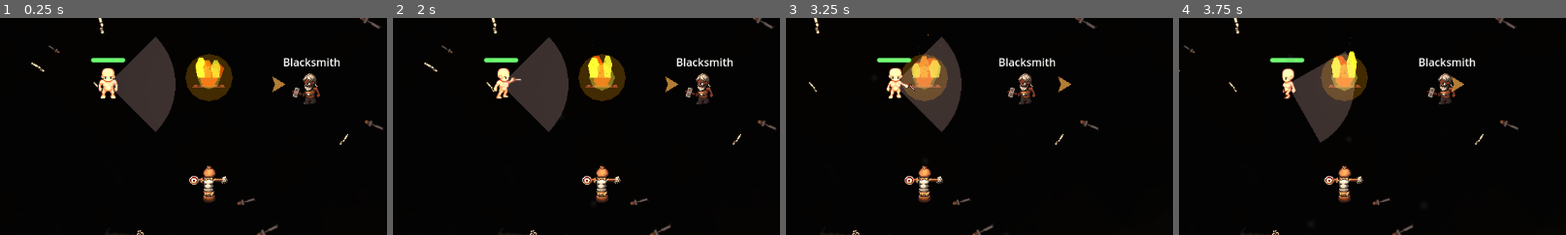
Above: before the commit, frames 1-4 (left to right).
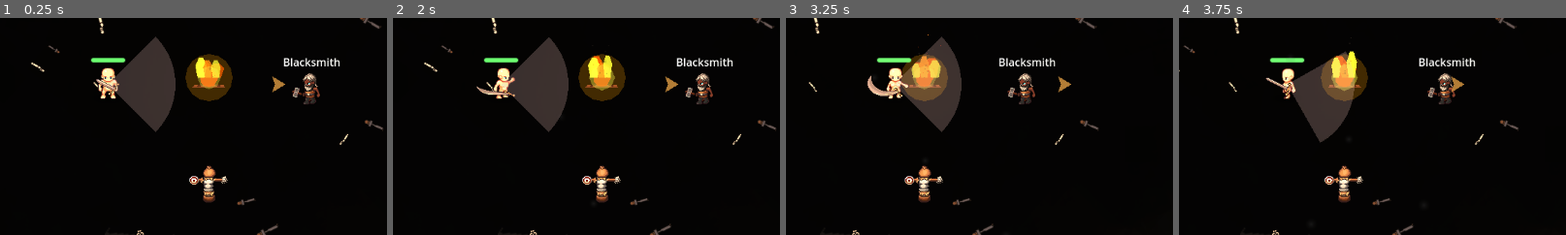
Above: after the commit, the same moments.

Repository: crimes86/godot-combat-game
Game: Godot game, scene res://main.tscn
Two runs of this game, one before a commit and one after it. Both use one fixed random seed, a clock stepped at 60 frames per second and the inputs below.
Inputs (mouse positions are % of the whole screen's width and height, from its top left):
- Up to frame 1 (0.25 s): no input
- Up to frame 2 (2 s): tap Enter (ui_accept) at 0.5 s; drag from (62, 97) to (63, 50) at 0.52 s; drag from (30, 55) to (63, 50) at 1.27 s
- Up to frame 3 (3.25 s): move the mouse to (60, 28) at 2.02 s; hold D (move_right) 2.03-2.75 s; hold F 2.03-2.75 s; tap G at 2.3 s; drag from (45, 70) to (67, 50) at 2.77 s
- Up to frame 4 (3.75 s): move the mouse to (80, 65) at 3.52 s; hold A (move_left) from 3.53 s (still down); tap I at 3.6 s
The pictures show only the part of the screen within x 36-86%, y 35-85%; the shares and areas given below are measured in that part.

The runs differ from the first frame. In frame 1, 0.1% of the frame differs, in the area x 24-31%, y 28-36%; in frame 2, 0.2%; in frame 3, 0.3%, in the area x 21-34%, y 26-37%; in frame 4, 0.1%.

Commit message:
Add weapon layer system with dynamic sprite size support and directional offsets
- Added weapon_walk_tex parameter to setup_lpc_sprite() for weapon walk animations
- Implemented automatic tile size detection for variable-sized sprite sheets
  - Standard sprites: 64x64 tiles (384x256 sheets)
  - Oversize sprites: 192x192 tiles (1152x768 sheets)
- Added direction-specific weapon offsets for slash animations to align with player body
  - East: (-5, 10), West: (0, 10), North: (-10, 0), South: (0, 5)
- Weapon layer now syncs with body animations (walk, idle, slash)
- Weapon visibility toggles based on animation type
- Z-index handling: weapon renders behind player when facing north
- Cleaned up old test sprite files
- Replaced custom slash_oversize.png with properly named slash.png

🤖 Generated with [Claude Code](https://claude.com/claude-code)

Co-Authored-By: Claude <noreply@anthropic.com>

Diff:
--- a/scripts/SimpleLPCSprite.gd
+++ b/scripts/SimpleLPCSprite.gd
@@ -19,12 +19,14 @@
 # Weapon layer (optional)
 var weapon_sprite: AnimatedSprite2D = null
 
-func setup_lpc_sprite(walk_tex: Texture2D, slash_tex: Texture2D = null, hurt_tex: Texture2D = null, weapon_slash_tex: Texture2D = null):
+func setup_lpc_sprite(walk_tex: Texture2D, slash_tex: Texture2D = null, hurt_tex: Texture2D = null, weapon_slash_tex: Texture2D = null, weapon_walk_tex: Texture2D = null):
 	"""Setup LPC sprite with standard walk/slash/hurt textures - EXACTLY like Enemy.gd"""
 	print("SimpleLPCSprite.setup_lpc_sprite() called")
 	print("  walk_texture: ", walk_tex, " size: ", walk_tex.get_size() if walk_tex else "null")
 	print("  slash_texture: ", slash_tex, " size: ", slash_tex.get_size() if slash_tex else "null")
 	print("  hurt_texture: ", hurt_tex, " size: ", hurt_tex.get_size() if hurt_tex else "null")
+	print("  weapon_slash_tex: ", weapon_slash_tex, " path: ", weapon_slash_tex.resource_path if weapon_slash_tex else "null", " size: ", weapon_slash_tex.get_size() if weapon_slash_tex else "null")
+	print("  weapon_walk_tex: ", weapon_walk_tex, " path: ", weapon_walk_tex.resource_path if weapon_walk_tex else "null", " size: ", weapon_walk_tex.get_size() if weapon_walk_tex else "null")
 
 	sprite_frames = SpriteFrames.new()
 
@@ -36,8 +38,8 @@
 		# Walk animations - 4 rows (north/west/south/east), frames 1-8
 		for dir_name in DIRECTION_ROWS.keys():
 			var row = DIRECTION_ROWS[dir_name]
-			create_animation_from_image(walk_img, "walk_" + dir_name, row, 8, [1, 2, 3, 4, 5, 6, 7, 8], 10.0, true)
-			create_animation_from_image(walk_img, "idle_" + dir_name, row, 1, [0], 1.0, true)
+			create_animation_from_image(walk_img, "walk_" + dir_name, row, 8, [1, 2, 3, 4, 5, 6, 7, 8], 10.0, true, null, 64)
+			create_animation_from_image(walk_img, "idle_" + dir_name, row, 1, [0], 1.0, true, null, 64)
 
 		print("  Walk/idle animations created")
 
@@ -48,7 +50,7 @@
 
 		for dir_name in DIRECTION_ROWS.keys():
 			var row = DIRECTION_ROWS[dir_name]
-			create_animation_from_image(slash_img, "slash_" + dir_name, row, 6, [0, 1, 2, 3, 4, 5], 12.0, false)
+			create_animation_from_image(slash_img, "slash_" + dir_name, row, 6, [0, 1, 2, 3, 4, 5], 12.0, false, null, 64)
 
 		print("  Slash animations created")
 
@@ -56,14 +58,14 @@
 	if hurt_tex:
 		var hurt_img = hurt_tex.get_image()
 		print("  Creating hurt animation from image...")
-		create_animation_from_image(hurt_img, "hurt", 2, 6, [0, 1, 2, 3, 4, 5], 10.0, false)
+		create_animation_from_image(hurt_img, "hurt", 2, 6, [0, 1, 2, 3, 4, 5], 10.0, false, null, 64)
 
 	# Debug: List all animations created
 	print("  📋 Animations created: ", sprite_frames.get_animation_names())
 	print("  📊 Total animations: ", sprite_frames.get_animation_names().size())
 
 	# Setup weapon layer if provided
-	if weapon_slash_tex:
+	if weapon_slash_tex or weapon_walk_tex:
 		print("  Creating weapon layer...")
 		weapon_sprite = AnimatedSprite2D.new()
 		weapon_sprite.name = "WeaponLayer"
@@ -71,15 +73,63 @@
 		weapon_sprite.z_index = 1  # Draw weapon on top
 		weapon_sprite.sprite_frames = SpriteFrames.new()
 
-		var weapon_img = weapon_slash_tex.get_image()
-		for dir_name in DIRECTION_ROWS.keys():
-			var row = DIRECTION_ROWS[dir_name]
-			create_animation_from_image(weapon_img, "slash_" + dir_name, row, 6, [0, 1, 2, 3, 4, 5], 12.0, false, weapon_sprite.sprite_frames)
+		# Don't set a static offset here - we'll adjust it per animation type
+
+		# Add slash animations if provided
+		if weapon_slash_tex:
+			var weapon_slash_img = weapon_slash_tex.get_image()
+			var slash_size = weapon_slash_img.get_size()
+			# Calculate tile size: width / 6 frames (LPC standard)
+			var slash_tile_size = int(slash_size.x / 6)
+			print("  📊 Weapon slash image size: ", slash_size)
+			print("  📊 Calculated slash tile size: ", slash_tile_size, "x", slash_tile_size)
+			print("  📊 Weapon slash image format: ", weapon_slash_img.get_format())
+
+			for dir_name in DIRECTION_ROWS.keys():
+				var row = DIRECTION_ROWS[dir_name]
+				# Slower FPS (8.0 instead of 12.0) to make slash more visible - 6 frames at 8fps = 0.75 seconds
+				create_animation_from_image(weapon_slash_img, "slash_" + dir_name, row, 6, [0, 1, 2, 3, 4, 5], 8.0, false, weapon_sprite.sprite_frames, slash_tile_size)
+
+			# DEBUG: Test if first frame of slash_south has any visible pixels
+			var test_frame = weapon_sprite.sprite_frames.get_frame_texture("slash_south", 0)
+			if test_frame:
+				var test_img = test_frame.get_image()
+				print("  🔍 Testing slash_south frame 0: size=", test_img.get_size())
+				# Check a few pixels to see if they're transparent
+				var pixel_check = []
+				for x in [32, 64, 96, 128, 160]:
+					for y in [32, 64, 96, 128, 160]:
+						if x < test_img.get_width() and y < test_img.get_height():
+							var pixel = test_img.get_pixel(x, y)
+							if pixel.a > 0.1:  # Not fully transparent
+								pixel_check.append("(%d,%d):visible" % [x, y])
+				print("  🔍 Visible pixels found: ", pixel_check)
+
+		# Add walk animations if provided
+		if weapon_walk_tex:
+			var weapon_walk_img = weapon_walk_tex.get_image()
+			var walk_size = weapon_walk_img.get_size()
+			# Calculate tile size: width / 9 frames (walk has 9 frames)
+			var walk_tile_size = int(walk_size.x / 9)
+			print("  📊 Weapon walk image size: ", walk_size)
+			print("  📊 Calculated walk tile size: ", walk_tile_size, "x", walk_tile_size)
+
+			for dir_name in DIRECTION_ROWS.keys():
+				var row = DIRECTION_ROWS[dir_name]
+				create_animation_from_image(weapon_walk_img, "walk_" + dir_name, row, 8, [1, 2, 3, 4, 5, 6, 7, 8], 10.0, true, weapon_sprite.sprite_frames, walk_tile_size)
+				create_animation_from_image(weapon_walk_img, "idle_" + dir_name, row, 1, [0], 1.0, true, weapon_sprite.sprite_frames, walk_tile_size)
 
 		add_child(weapon_sprite)
-		weapon_sprite.visible = false  # Hide until attacking
-		weapon_sprite.stop()  # Make sure it's not playing
-		print("  ✅ Weapon layer created (hidden, z_index=1)")
+
+		# Show weapon if we have walk animations, hide otherwise
+		if weapon_walk_tex:
+			weapon_sprite.visible = true
+			weapon_sprite.play("idle_south")  # Start with idle
+			print("  ✅ Weapon layer created with walk animations (visible, z_index=1)")
+		else:
+			weapon_sprite.visible = false
+			weapon_sprite.stop()
+			print("  ✅ Weapon layer created (slash only, hidden, z_index=1)")
 
 	# Start with idle_south
 	print("  Starting idle_south animation...")
@@ -91,7 +141,7 @@
 		print("  ERROR: idle_south animation not found!")
 		print("  Available animations: ", sprite_frames.get_animation_names())
 
-func create_animation_from_image(img: Image, anim_name: String, row: int, frame_count: int, frame_indices: Array, fps: float, loop: bool, target_frames: SpriteFrames = null):
+func create_animation_from_image(img: Image, anim_name: String, row: int, frame_count: int, frame_indices: Array, fps: float, loop: bool, target_frames: SpriteFrames = null, tile_size: int = 64):
 	"""Create animation from spritesheet using Image.blit_rect() - EXACTLY like Enemy.gd create_skeleton_animation()"""
 	var frames = target_frames if target_frames else sprite_frames
 
@@ -100,10 +150,10 @@
 	frames.set_animation_speed(anim_name, fps)
 
 	for frame_idx in frame_indices:
-		# Create new 64x64 image for this frame
-		var frame_img = Image.create(64, 64, false, Image.FORMAT_RGBA8)
+		# Create new image for this frame (using calculated tile_size)
+		var frame_img = Image.create(tile_size, tile_size, false, Image.FORMAT_RGBA8)
 		# Blit the region from the source image
-		frame_img.blit_rect(img, Rect2i(frame_idx * 64, row * 64, 64, 64), Vector2i(0, 0))
+		frame_img.blit_rect(img, Rect2i(frame_idx * tile_size, row * tile_size, tile_size, tile_size), Vector2i(0, 0))
 		# Convert to texture
 		var frame_texture = ImageTexture.create_from_image(frame_img)
 		# Add to sprite frames
@@ -115,22 +165,64 @@
 
 	# Check if this animation has directions
 	var anim_key = anim_name + "_" + direction
+
+	if anim_name == "slash":
+		print("🗡️ SLASH ANIMATION REQUESTED: key='%s'" % anim_key)
+
 	if sprite_frames and sprite_frames.has_animation(anim_key):
 		play(anim_key)
+		if anim_name == "slash":
+			print("  ✅ Body playing slash: %s" % anim_key)
 	elif sprite_frames and sprite_frames.has_animation(anim_name):
 		# Animation without directions (like hurt)
 		play(anim_name)
 	else:
 		push_warning("Animation not found: " + anim_key)
 
-	# Play weapon animation if attacking
+	# Sync weapon animation with body animation
 	if weapon_sprite:
-		if anim_name == "slash":
+		# Don't interrupt weapon slash animation if it's still playing
+		if weapon_sprite.animation and weapon_sprite.animation.begins_with("slash_") and weapon_sprite.is_playing():
+			if anim_name != "slash":  # Unless we're starting a new slash
+				if anim_name == "slash":
+					print("  ⚠️ Weapon already playing slash, keeping it")
+				return  # Keep playing the current slash animation
+
+		if weapon_sprite.sprite_frames.has_animation(anim_key):
+			weapon_sprite.play(anim_key)
 			weapon_sprite.visible = true
-			if weapon_sprite.sprite_frames.has_animation(anim_key):
-				weapon_sprite.play(anim_key)
+			# When facing north (up), draw weapon behind character
+			weapon_sprite.z_index = -1 if direction == "north" else 1
+
+			# Adjust offset based on animation type
+			# Slash animations (192x192) need to be pulled closer to center based on direction
+			if anim_name == "slash":
+				# Direction-specific offsets to pull weapon toward player body
+				var slash_offset = Vector2(0, 0)
+				match direction:
+					"east":  # facing right
+						slash_offset = Vector2(-5, 10)
+					"west":  # facing left
+						slash_offset = Vector2(0, 10)
+					"north":  # facing up
+						slash_offset = Vector2(-10, 0)
+					"south":  # facing down
+						slash_offset = Vector2(0, 5)
+				weapon_sprite.offset = slash_offset
+				print("  ✅ Weapon playing slash: %s (visible=%s, z=%d, offset=%s)" % [anim_key, weapon_sprite.visible, weapon_sprite.z_index, weapon_sprite.offset])
+			else:
+				weapon_sprite.offset = Vector2(0, 0)  # Normal position for walk/idle
+		elif weapon_sprite.sprite_frames.has_animation(anim_name):
+			# Animation without directions (like hurt)
+			weapon_sprite.play(anim_name)
+			weapon_sprite.visible = true
+			weapon_sprite.z_index = -1 if direction == "north" else 1
 		else:
+			# No matching weapon animation, hide weapon
 			weapon_sprite.visible = false
+			weapon_sprite.stop()
+			if anim_name == "slash":
+				print("  ❌ No weapon slash animation found for: %s" % anim_key)
 
 func is_lpc_animation_playing() -> bool:
 	"""Check if animation is currently playing"""
--- a/scripts/player/Player.gd
+++ b/scripts/player/Player.gd
@@ -968,11 +968,12 @@
 	var slash_tex = load("res://assets/characters/BODY_" + body_type + "_slash.png")
 	var hurt_tex = load("res://assets/characters/BODY_" + body_type + "_hurt.png")
 
-	# Load weapon texture (dagger for testing)
-	var weapon_slash_tex = load("res://sprites/lpc_characters/lpc_entry/png/slash/WEAPON_dagger.png")
+	# Load weapon textures (longsword with walk animations)
+	var weapon_slash_tex = load("res://assets/weapons/longsword/slash.png")
+	var weapon_walk_tex = load("res://assets/weapons/longsword/walk.png")
 
 	# Setup sprite
-	character_sprite.setup_lpc_sprite(walk_tex, slash_tex, hurt_tex, weapon_slash_tex)
+	character_sprite.setup_lpc_sprite(walk_tex, slash_tex, hurt_tex, weapon_slash_tex, weapon_walk_tex)
 
 	add_child(character_sprite)
 
Binary file removed: assets/test_sprites/walk_longsword.png
Binary file removed: assets/test_sprites/walk_with_weapon.png
Not shown, removed: assets/test_sprites/walk_with_weapon.png.import
Binary file removed: assets/weapons/longsword/custom/slash_oversize.png
Binary file added: assets/weapons/longsword/slash.png
Not shown, changed: assets/weapons/longsword/slash.png.import
Binary file added: assets/weapons/longsword/walk.png
Not shown, changed: assets/weapons/longsword/walk.png.import
